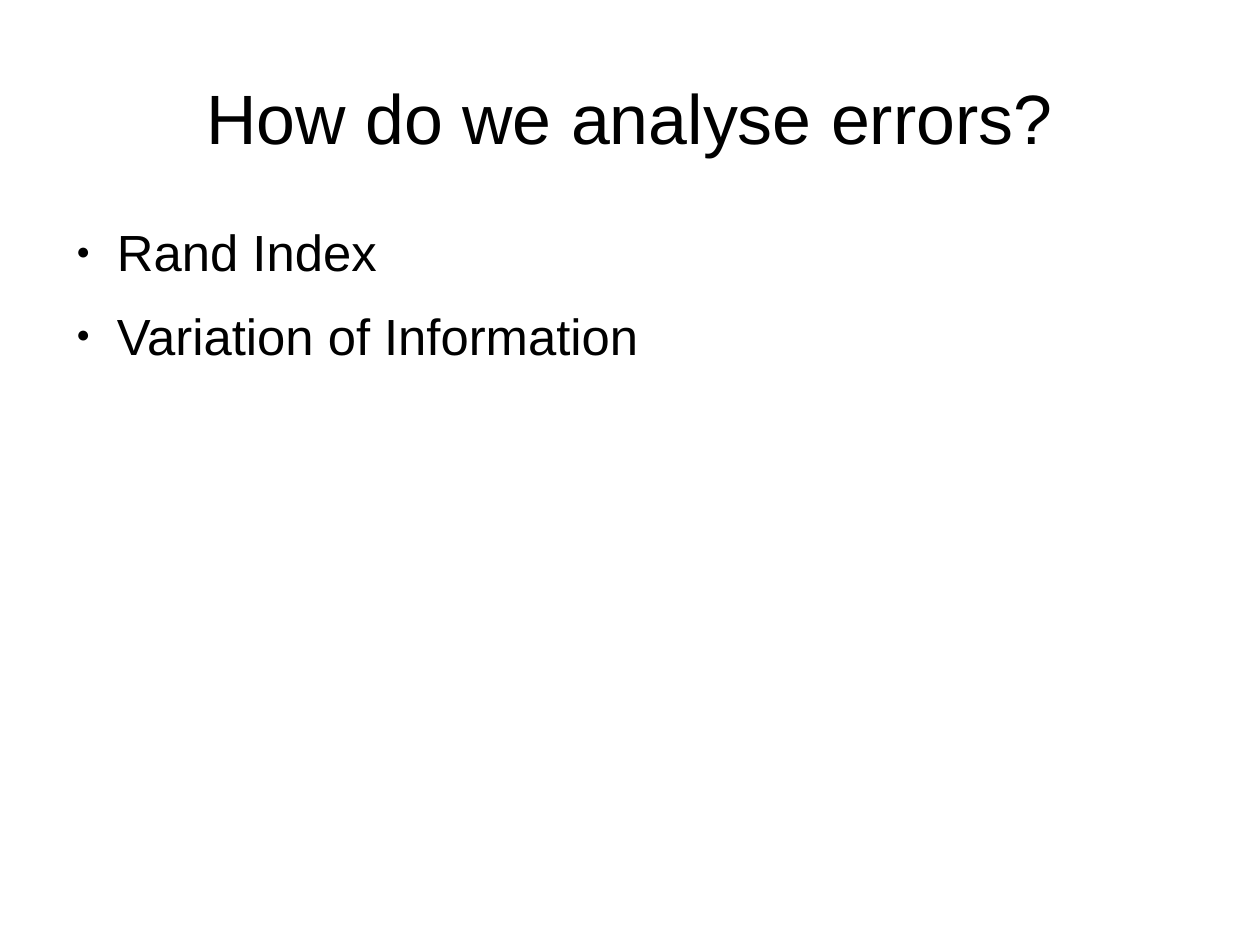
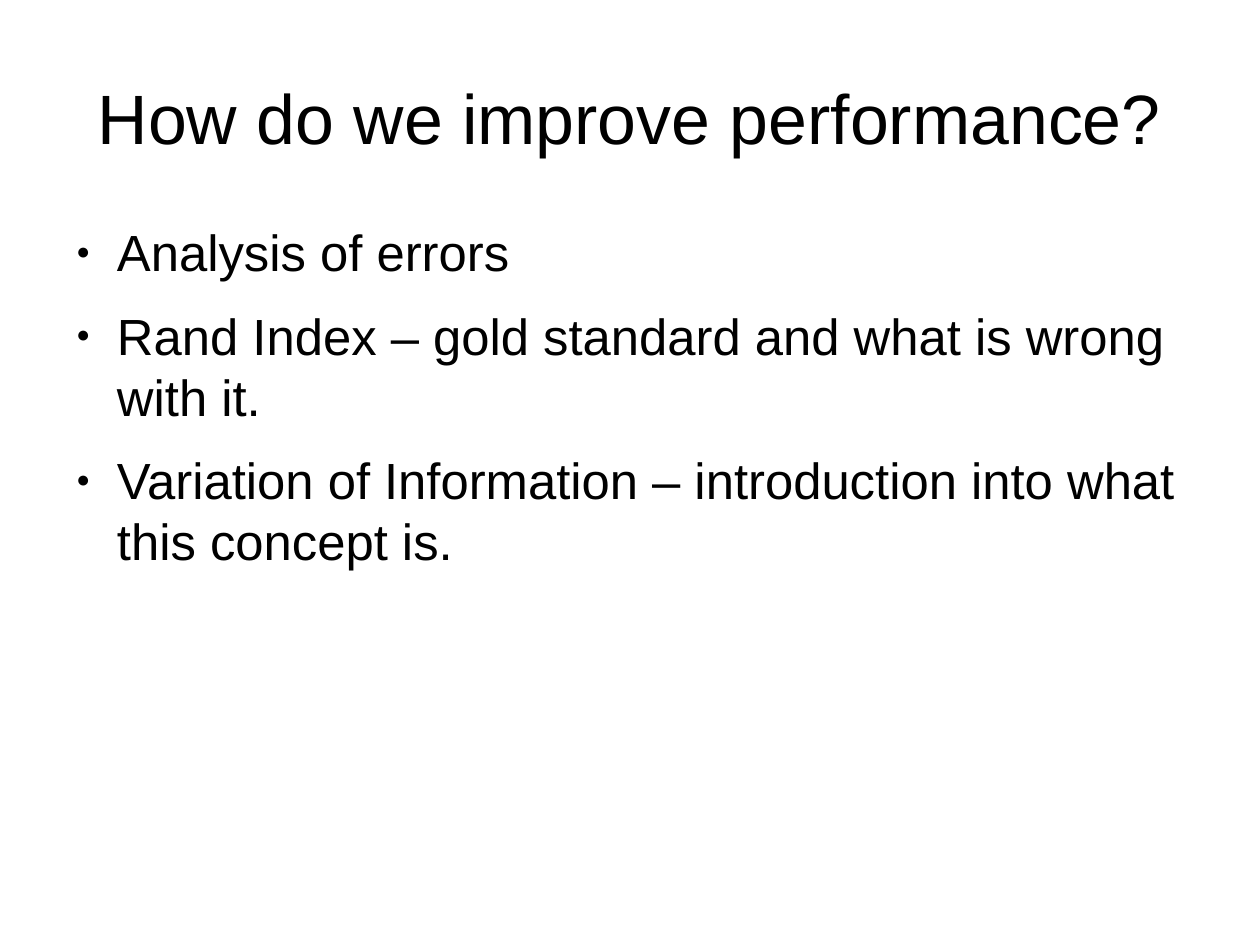
Before and after one commit to JohnnyTeutonic/view_all, a slide deck: slide 8 of Segmentation_Presentation.odp (slide 5 before the commit). Drawn at 1260x945 pixels with LibreOffice and Linux fonts; fonts in the diff are those of the drawing. Boxes give left, top, right and bottom in pixels: in the first picture for what was removed or moved away, otherwise in the second. Text is boxed around its words. In the diff, an @@ line names an element or a change of style, - is before the commit and + after.

```diff
--- a/Segmentation_Presentation.odp
+++ b/Segmentation_Presentation.odp
@@ title at (x1=98, y1=93, x2=1161, y2=157): text changed @@
-How do we analyse errors?
+How do we improve performance?
@@ text at (x1=117, y1=234, x2=1174, y2=571): text changed @@
-● Rand Index
-● Variation of Information
+● Analysis of errors
+● Rand Index – gold standard and what is wrong with it.
+● Variation of Information – introduction into what this concept is.
```
Also in this commit, not shown: 6 other slides changed, 7 slides added, 1 slide removed, 1 other file.
